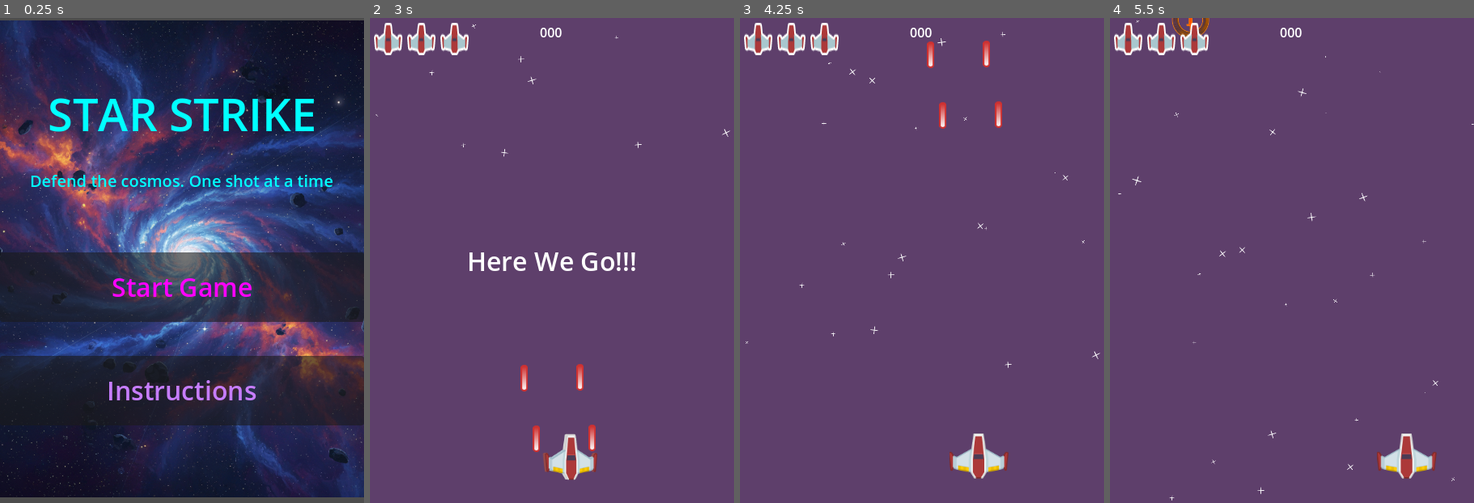
Above: before the commit, frames 1-4 (left to right).
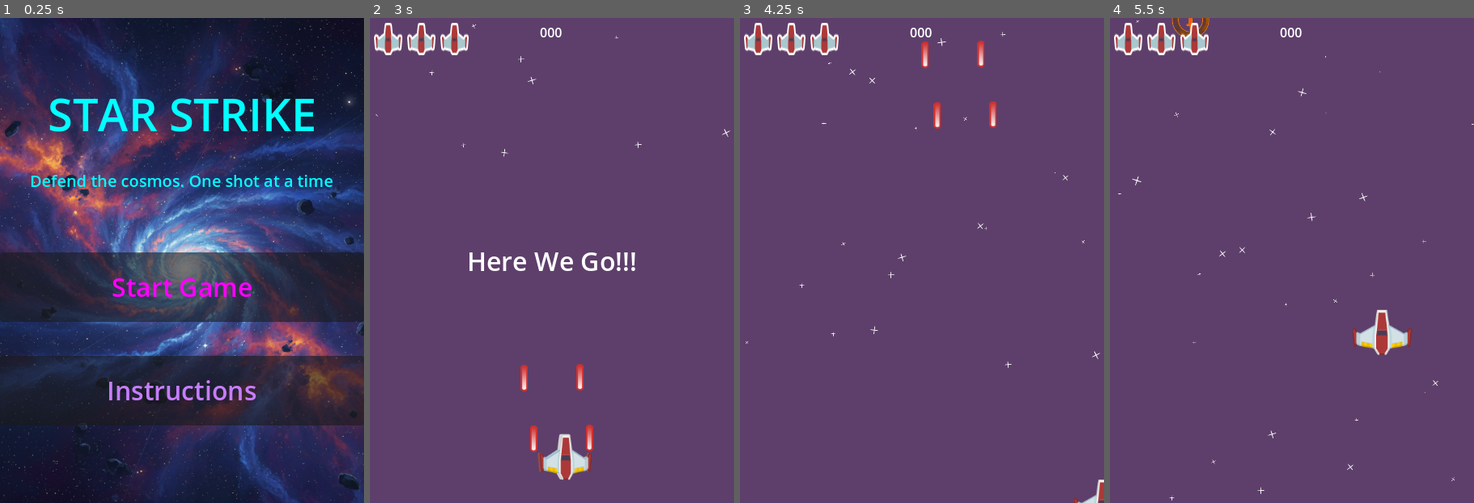
Above: after the commit, the same moments.

Repository: Turbash/space
Game: Godot game, scene res://HUD/start_screen.tscn
Same seed, same stepped clock (60 frames per second), same inputs: the game is played once before the commit and once after it.
Inputs (mouse positions are in pixels of both pictures, inside the frame that each line leads up to):
- Up to frame 1 (0.25 s): no input
- Up to frame 2 (3 s): click "Instructions" at 0.5 s; click "Main Menu" at 1.25 s; click "Start Game" at 2 s; tap Enter at 2.75 s; move the mouse to (632, 236) at 2.77 s; hold D (move_right) from 2.78 s (still down); hold Space (shoot) from 2.78 s (still down); click (632, 236) at 2.92 s
- Up to frame 3 (4.25 s): release D (move_right) at 3.5 s; release Space (shoot) at 3.5 s; drag from (849, 284) to (980, 459) at 3.52 s
- Up to frame 4 (5.5 s): move the mouse to (1328, 153) at 4.27 s; hold D (move_right) 4.28-5 s; tap Shift at 4.35 s; click (1328, 153) at 4.42 s; drag from (1273, 357) to (1182, 187) at 5.02 s

The runs differ from the first frame. In frame 1, 23% of the frame differs, in the area x 0-100%, y 0-100%; in frame 2, 1.0%; in frame 3, 1.6%; in frame 4, 1.6%.

Commit message:
Added mobile playability

Diff:
--- a/HUD/instuctions.tscn
+++ b/HUD/instuctions.tscn
@@ -15,7 +15,7 @@
 [node name="TextureRect" type="TextureRect" parent="."]
 layout_mode = 0
 offset_left = -154.0
-offset_top = 6.0
+offset_top = -6.0
 offset_right = 588.0
 offset_bottom = 803.0
 texture = ExtResource("2_reux3")
--- a/HUD/start_screen.tscn
+++ b/HUD/start_screen.tscn
@@ -12,10 +12,10 @@
 
 [node name="TextureRect" type="TextureRect" parent="."]
 layout_mode = 0
-offset_left = -65.0
-offset_top = 3.0
-offset_right = 525.0
-offset_bottom = 615.0
+offset_left = -88.0
+offset_top = -5.0
+offset_right = 546.0
+offset_bottom = 665.0
 texture = ExtResource("2_sux1c")
 expand_mode = 1
 stretch_mode = 4
--- a/Player/player.gd
+++ b/Player/player.gd
@@ -19,10 +19,27 @@
 
 var vel:= Vector2(0,0)
 var fire_delay: float=normal_fire_delay
+var dragging := false
+var drag_offset := Vector2.ZERO
+var touch_id:= -1
 
 func _ready() -> void:
 	shield_sprite.visible=false
 	Signals.emit_signal("on_player_life_changed", life)
+
+func _input(event: InputEvent) -> void:
+	if event is InputEventScreenTouch and event.pressed:
+		dragging = true
+		drag_offset = global_position - event.position
+
+	elif event is InputEventMouseButton and event.button_index == MOUSE_BUTTON_LEFT and event.pressed:
+		dragging = true
+		drag_offset = global_position - event.position
+
+	elif event is InputEventScreenTouch and not event.pressed:
+		dragging = false
+	elif event is InputEventMouseButton and event.button_index == MOUSE_BUTTON_LEFT and not event.pressed:
+		dragging = false
 
 func _process(delta: float) -> void:
 	if vel.x<0:
@@ -31,7 +48,8 @@
 		animated_sprite.play("right")
 	else:
 		animated_sprite.play("straight")
-
+	if dragging:
+		global_position = get_viewport().get_mouse_position() + drag_offset
 	if Input.is_action_pressed("shoot") and fire_delay_timer.is_stopped():
 		fire_delay_timer.start(fire_delay)
 		for child in firing_positions.get_children():
Not shown, added: export_presets.cfg
